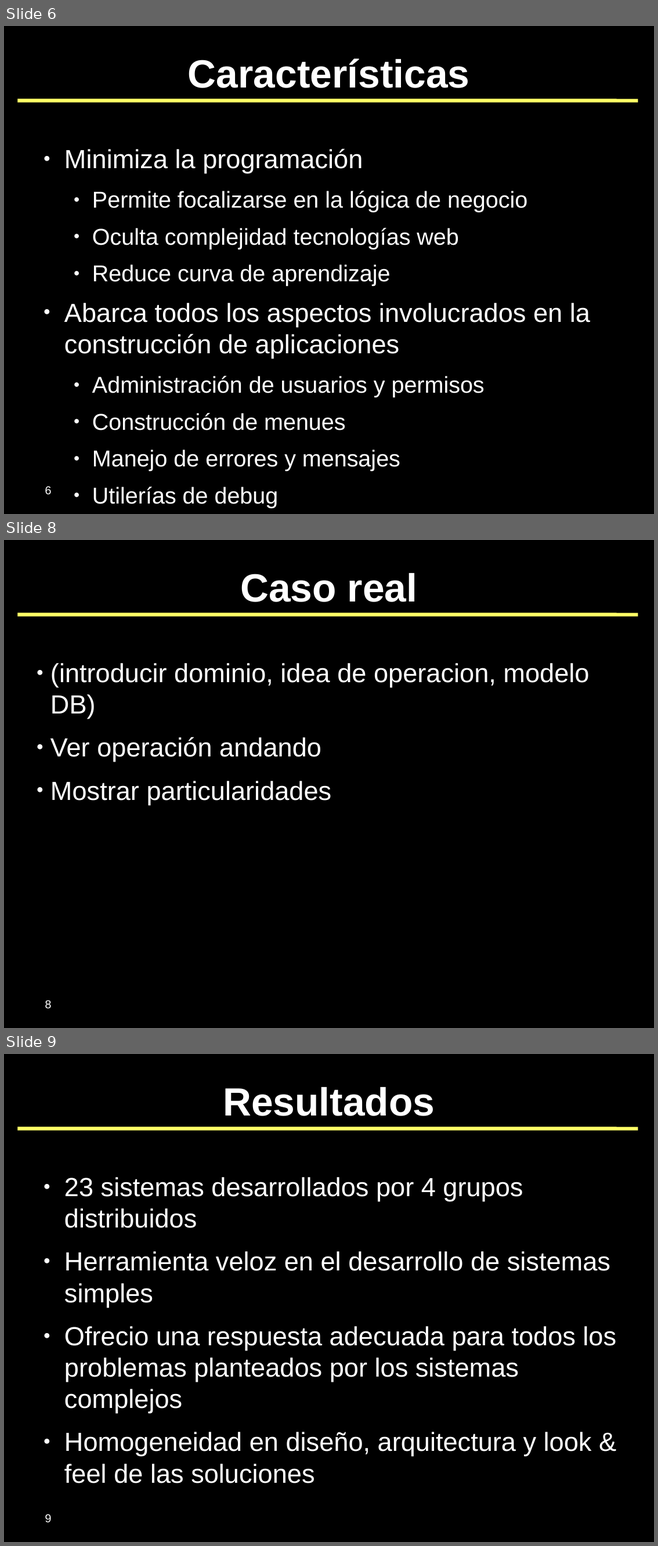
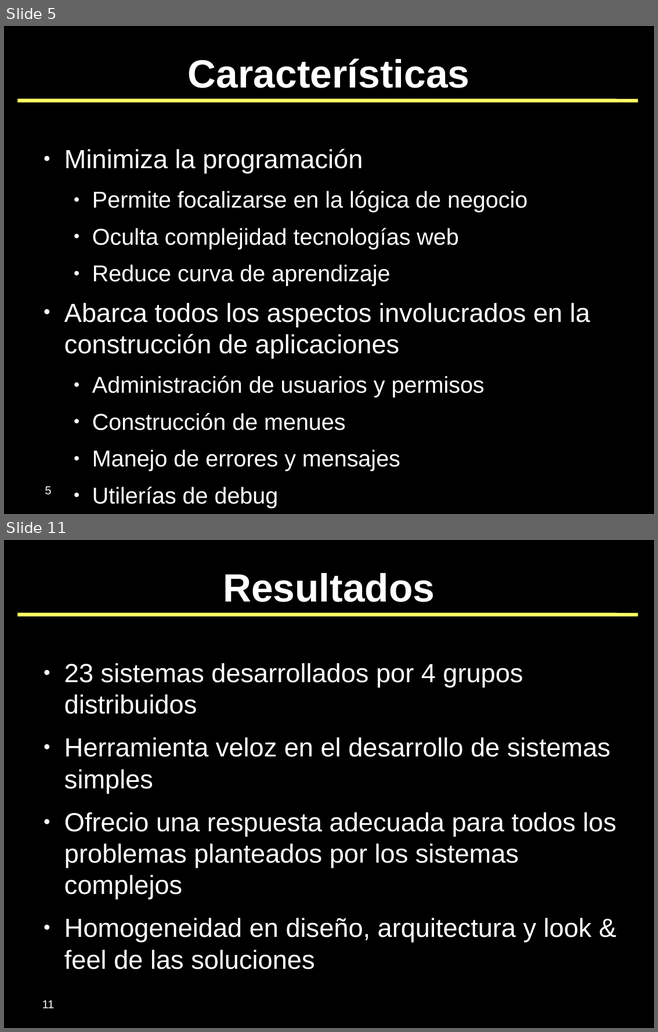
Before and after one commit to SIU-Toba/framework, a slide deck: doc/presentaciones/2007 - JAIIO - SIE.odp. Shown one above the other, each under a label of ours: slides 6, 8 and 9 before the commit, slides 5 and 11 after it; the slides between them are not shown. The pictures are 658x1546 and 658x1032 pixels, drawn with LibreOffice and Linux fonts; fonts in the diff are those of the drawing; background and template pictures are left out. Boxes give left, top, right and bottom in pixels: in the first picture for what was removed or moved away, otherwise in the second. Text is boxed around its words. In the diff, an @@ line names an element or a change of style, - is before the commit and + after.

```diff
--- a/doc/presentaciones/2007 - JAIIO - SIE.odp
+++ b/doc/presentaciones/2007 - JAIIO - SIE.odp
@@ slide 8 removed at (x1=4, y1=540, x2=654, y2=1028), background #000000; not listed: 1 template element that a slide beside it also shows @@
@@ title removed at (x1=240, y1=573, x2=417, y2=602) @@
-Caso real
@@ text removed at (x1=50, y1=663, x2=589, y2=804) @@
-● (introducir dominio, idea de operacion, modelo DB)
-● Ver operación andando
-● Mostrar particularidades
@@ page number removed at (x1=45, y1=1000, x2=52, y2=1009) @@
-8
@@ what was slide 6 is now slide 5 @@
@@ page number at (x1=45, y1=486, x2=52, y2=495): text changed @@
-6
+5
@@ what was slide 9 is now slide 11 @@
@@ page number at (x1=42, y1=1000, x2=54, y2=1008): text changed @@
-9
+11
```
Also in this commit, not shown: 2 slides changed, 5 slides added, 2 other slides removed.
